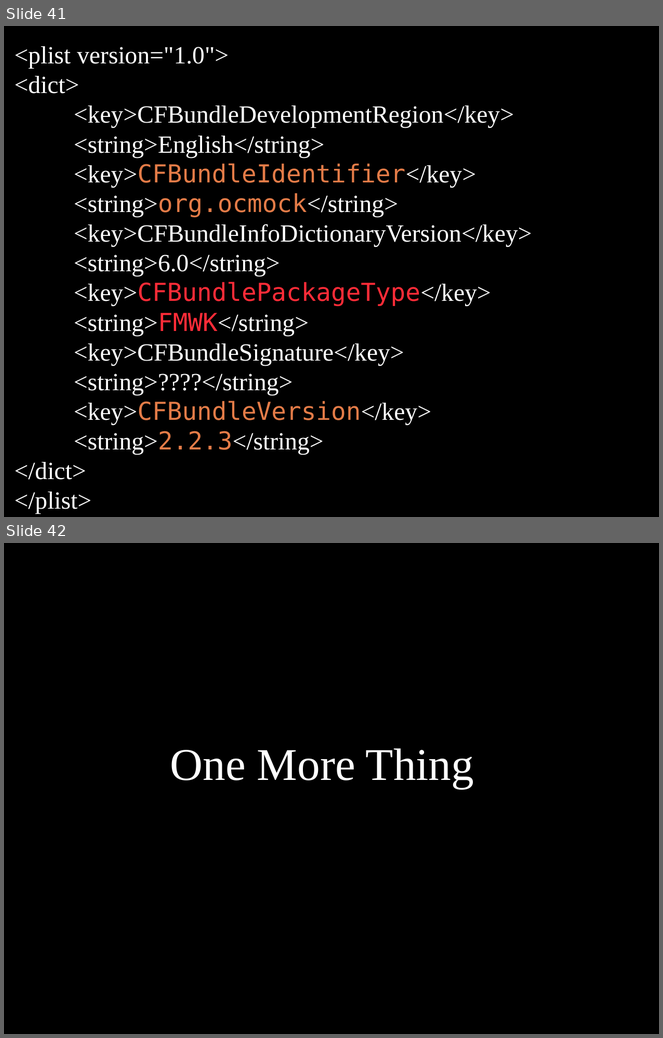
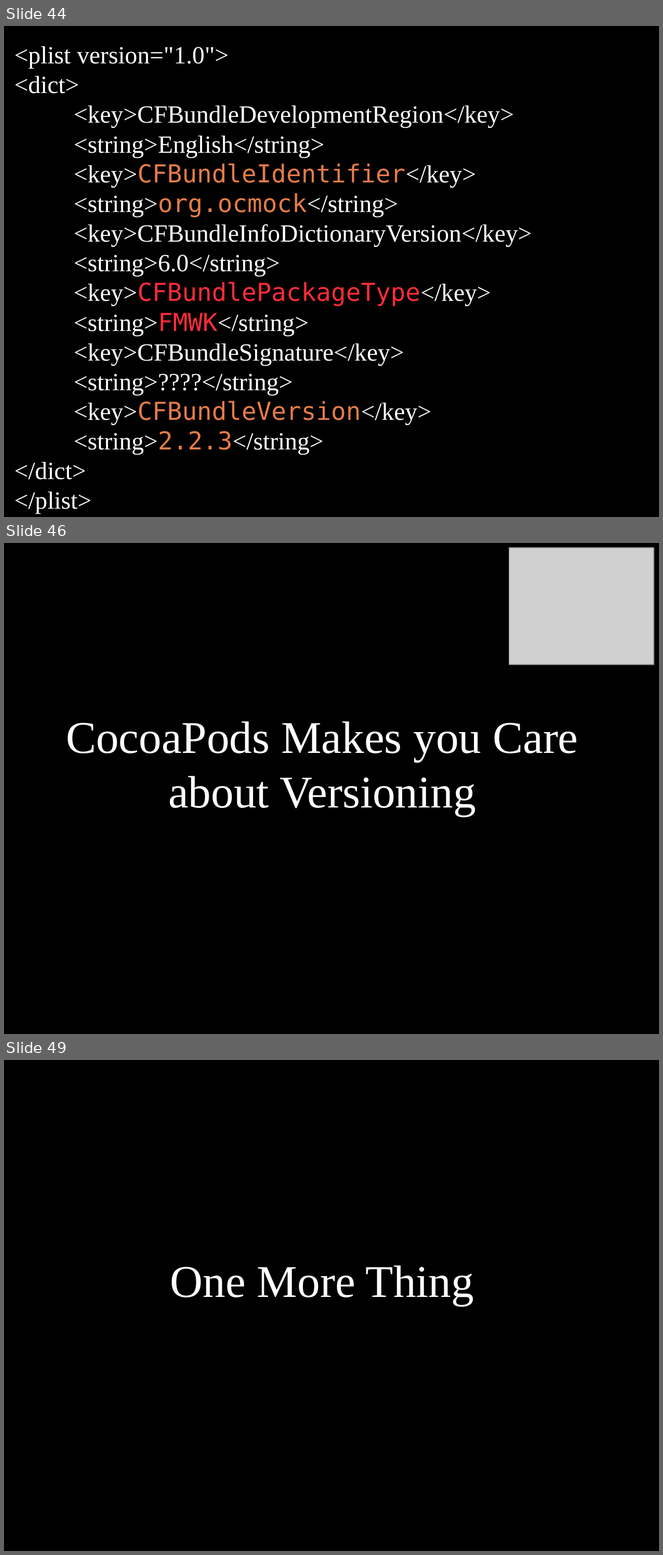
Before and after one commit to dodikk/StaticLib-Slides, a slide deck: Libraries-GoingNative.odp. Shown one above the other, each under a label of ours: slides 41 and 42 before the commit, slides 44, 46 and 49 after it; the slides between them are not shown. The pictures are 663x1038 and 663x1555 pixels, drawn with LibreOffice and Linux fonts; fonts in the diff are those of the drawing; grey boxes stand for pictures. Boxes give left, top, right and bottom in pixels: in the first picture for what was removed or moved away, otherwise in the second. Text is boxed around its words. In the diff, an @@ line names an element or a change of style, - is before the commit and + after.

```diff
--- a/Libraries-GoingNative.odp
+++ b/Libraries-GoingNative.odp
@@ slide 46 added at [4, 543, 659, 1034], background #000000 @@
@@ picture added at [509, 548, 654, 665] @@
@@ title added at [66, 721, 578, 816], 55 pt, text #FFFFFF @@
+CocoaPods Makes you Care about Versioning
@@ what was slide 41 is now slide 44 @@
@@ what was slide 42 is now slide 49 @@
```
Also in this commit, not shown: 1 slide changed, 13 other slides added, 1 slide removed, 1 other file.
